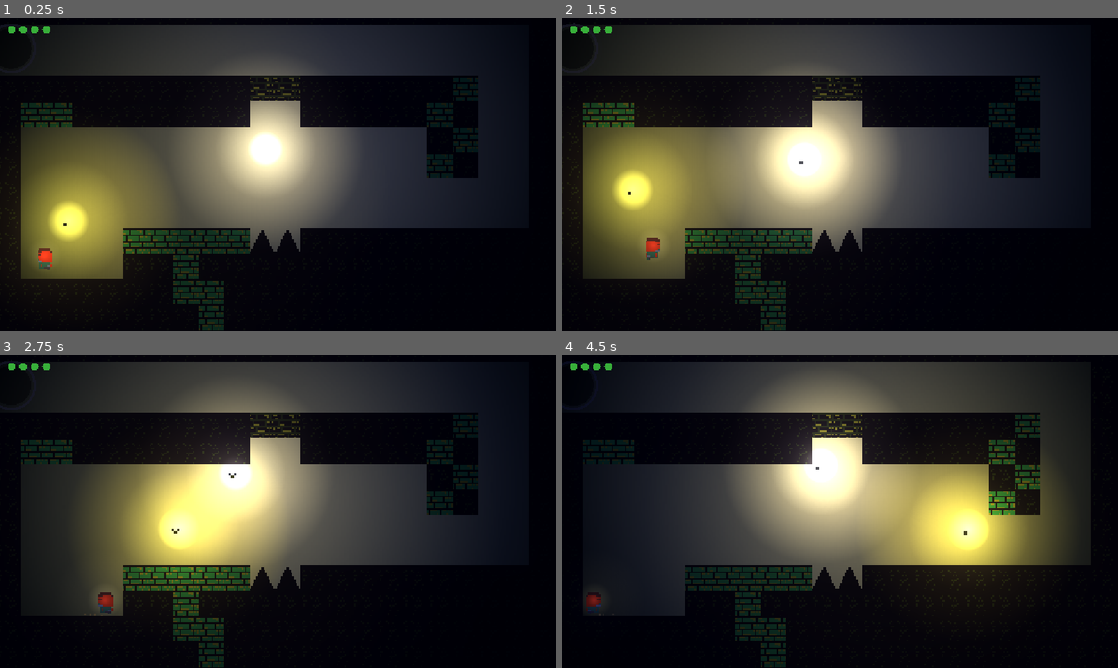
Above: before the commit, frames 1-4 (two rows, left to right).
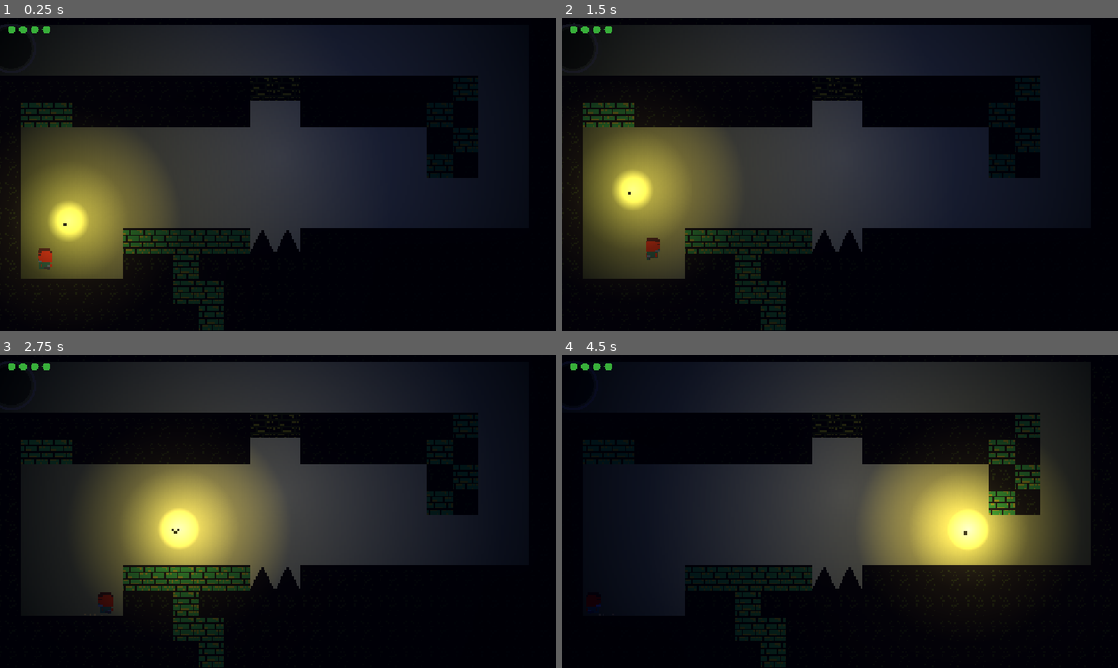
Above: after the commit, the same moments.

Repository: rafaeumesmo/ELLI-game
Game: Godot game, scene res://tutorial.tscn
Two runs of this game, one before a commit and one after it. Both use one fixed random seed, a clock stepped at 60 frames per second and the inputs below.
Inputs (mouse positions are in pixels of both pictures, inside the frame that each line leads up to):
- Up to frame 1 (0.25 s): no input
- Up to frame 2 (1.5 s): move the mouse to (962, 158) at 0.52 s; hold D (move_right) 0.53-1.28 s; tap Shift (dash) at 0.6 s; tap Space (jump) at 0.77 s; move the mouse to (728, 190) at 1.27 s; hold A (move_left) from 1.28 s (still down); tap E (interagir) at 1.35 s
- Up to frame 3 (2.75 s): tap Space (jump) at 1.52 s; move the mouse to (333, 442) at 2.02 s; release A (move_left) at 2.03 s; hold D (move_right) from 2.03 s (still down); tap K (shoot) at 2.1 s
- Up to frame 4 (4.5 s): move the mouse to (812, 574) at 2.77 s; tap Shift (dash) at 2.85 s; tap Space (jump) at 3.02, 3.77 s; move the mouse to (1006, 558) at 3.52 s; release D (move_right) at 3.53 s; hold E (interagir) 3.53-4.28 s; hold A (move_left) from 3.53 s (still down); move the mouse to (673, 464) at 4.27 s; tap K (shoot) at 4.35 s

The runs differ from the first frame. In frame 1, 13% of the frame differs, in the area x 6-66%, y 10-80%; in frame 2, 18%; in frame 3, 14%; in frame 4, 20%, in the area x 4-69%, y 2-84%.

Commit message:
Remove a luz do Elísio
- Tira o nó LuzPersonagem do Player.tscn e apaga luz_personagem.gd/tres
  (só existiam pra essa luz)
- Inclui também a remoção do Vagalume ambiente no tutorial.tscn, feita
  direto no editor antes deste commit

Diff:
--- a/Environment/luz_personagem.tres
+++ /dev/null
@@ -1,13 +0,0 @@
-[gd_resource type="GradientTexture2D" format=3 uid="uid://dxj1lpersonagem"]
-
-[sub_resource type="Gradient" id="Gradient_luz_personagem"]
-offsets = PackedFloat32Array(0, 0.12, 0.35, 1)
-colors = PackedColorArray(1, 1, 1, 1, 1, 1, 1, 0.5, 1, 1, 1, 0.12, 1, 1, 1, 0)
-
-[resource]
-gradient = SubResource("Gradient_luz_personagem")
-width = 256
-height = 256
-fill = 1
-fill_from = Vector2(0.5, 0.5)
-fill_to = Vector2(0.5, 0)
--- a/Player/Player.tscn
+++ b/Player/Player.tscn
@@ -8,8 +8,6 @@
 [ext_resource type="Script" path="res://Player/dust_run.gd" id="6_dust_run"]
 [ext_resource type="Script" path="res://Player/dust_land.gd" id="7_dust_land"]
 [ext_resource type="Script" path="res://Player/dust_wall.gd" id="8_dust_wall"]
-[ext_resource type="Texture2D" uid="uid://dxj1lpersonagem" path="res://Environment/luz_personagem.tres" id="9_luz"]
-[ext_resource type="Script" path="res://Player/luz_personagem.gd" id="10_luz_script"]
 
 [sub_resource type="AtlasTexture" id="AtlasTexture_v0k0e"]
 atlas = ExtResource("1_3qydi")
@@ -225,20 +223,6 @@
 [node name="CollisionShape2D" type="CollisionShape2D" parent="CharacterBody2D" unique_id=690433414]
 position = Vector2(0, 2)
 shape = SubResource("RectangleShape2D_xw6t8")
-
-[node name="LuzPersonagem" type="PointLight2D" parent="CharacterBody2D"]
-position = Vector2(0, -2)
-texture_filter = 1
-script = ExtResource("10_luz_script")
-cor_luz = Color(1, 0.8509804, 0.5411765, 1)
-energia = 0.6
-raio = 0.25
-color = Color(1, 0.8509804, 0.5411765, 1)
-energy = 0.6
-blend_mode = 0
-shadow_enabled = false
-texture = ExtResource("9_luz")
-texture_scale = 0.25
 
 [node name="GunSprite" type="Sprite2D" parent="CharacterBody2D" unique_id=1910923458]
 visible = false
--- a/Player/luz_personagem.gd
+++ /dev/null
@@ -1,24 +0,0 @@
-extends PointLight2D
-## Luz sutil que acompanha o Elísio no escuro -- brilho pequeno tipo vagalume,
-## não holofote. A textura (`luz_personagem.tres`) é branca e sem cor própria;
-## quem dá a cor é o `cor_luz` daqui, com alpha caindo rápido perto do centro
-## pra não ficar com o meio chapado.
-
-@export var cor_luz: Color = Color("#FFD98A"):
-	set(v):
-		cor_luz = v
-		color = v
-@export var energia: float = 0.6:
-	set(v):
-		energia = v
-		energy = v
-## Controla `texture_scale` -- o raio visível da luz.
-@export var raio: float = 0.25:
-	set(v):
-		raio = v
-		texture_scale = v
-
-func _ready() -> void:
-	color = cor_luz
-	energy = energia
-	texture_scale = raio
--- a/tutorial.tscn
+++ b/tutorial.tscn
@@ -7,7 +7,6 @@
 [ext_resource type="TileSet" uid="uid://bksacx2vpm4t0" path="res://assets/cristais_tileset.tres" id="4_cristais_ts"]
 [ext_resource type="PackedScene" uid="uid://dqvpyfsmsranl" path="res://Environment/PortalFase.tscn" id="7_portal"]
 [ext_resource type="Texture2D" uid="uid://bmcqsrt5bgbg4" path="res://assets/mapa 01.png" id="9_7vrqn"]
-[ext_resource type="PackedScene" uid="uid://d0vagalume01" path="res://Environment/Vagalume.tscn" id="12_bsk3x"]
 [ext_resource type="Texture2D" uid="uid://dm7db2pcksjxg" path="res://assets/efeito subindo a parede.png" id="13_dicaparede"]
 [ext_resource type="Script" uid="uid://df617odw0ife8" path="res://Environment/dica_parede.gd" id="14_dicaparede_scr"]
 [ext_resource type="PackedScene" uid="uid://ck4l3vm43pipc" path="res://Player/Player.tscn" id="20_player"]
@@ -158,9 +157,6 @@
 scale = Vector2(1.6, 1.6)
 texture = SubResource("GradientTexture2D_brilho")
 
-[node name="Vagalume" parent="Cenario" unique_id=1804577811 instance=ExtResource("12_bsk3x")]
-position = Vector2(-1.0958939, -22.739729)
-
 [node name="DicaParede" type="AnimatedSprite2D" parent="." unique_id=43520110]
 light_mask = 0
 z_index = 1
